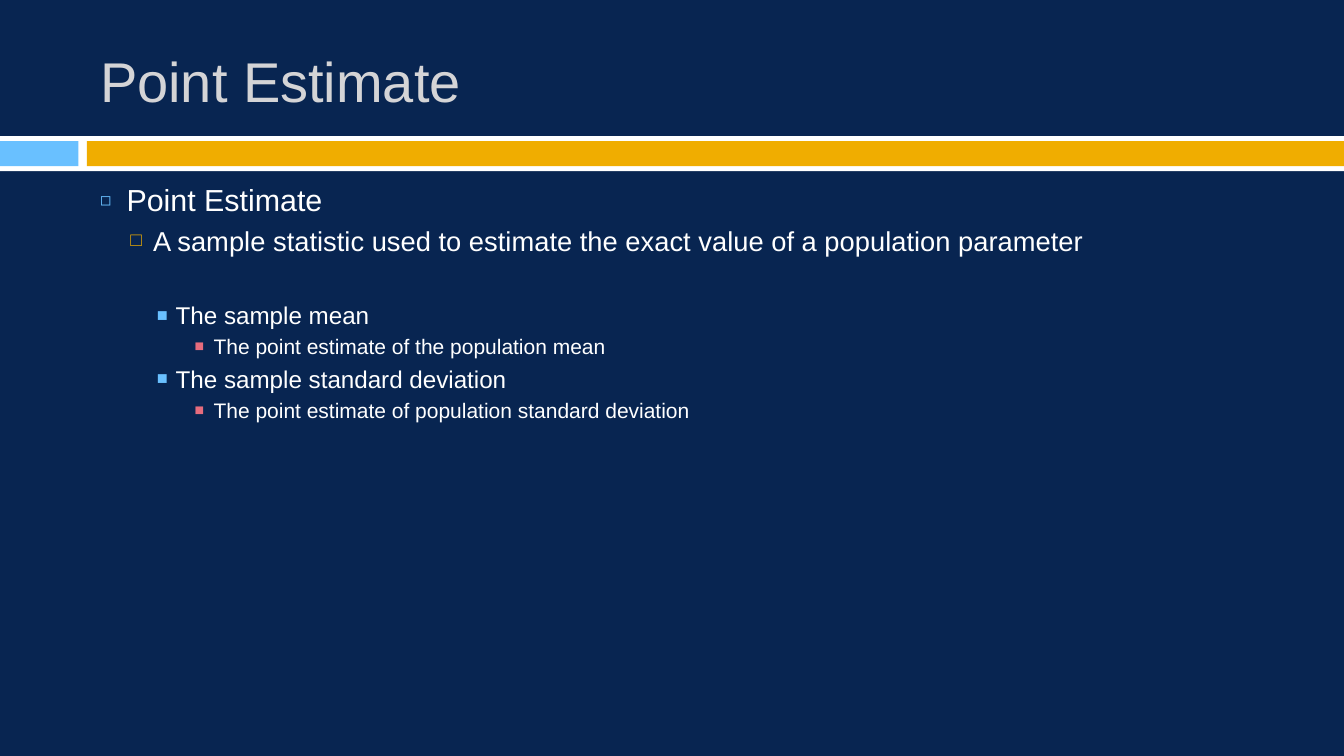
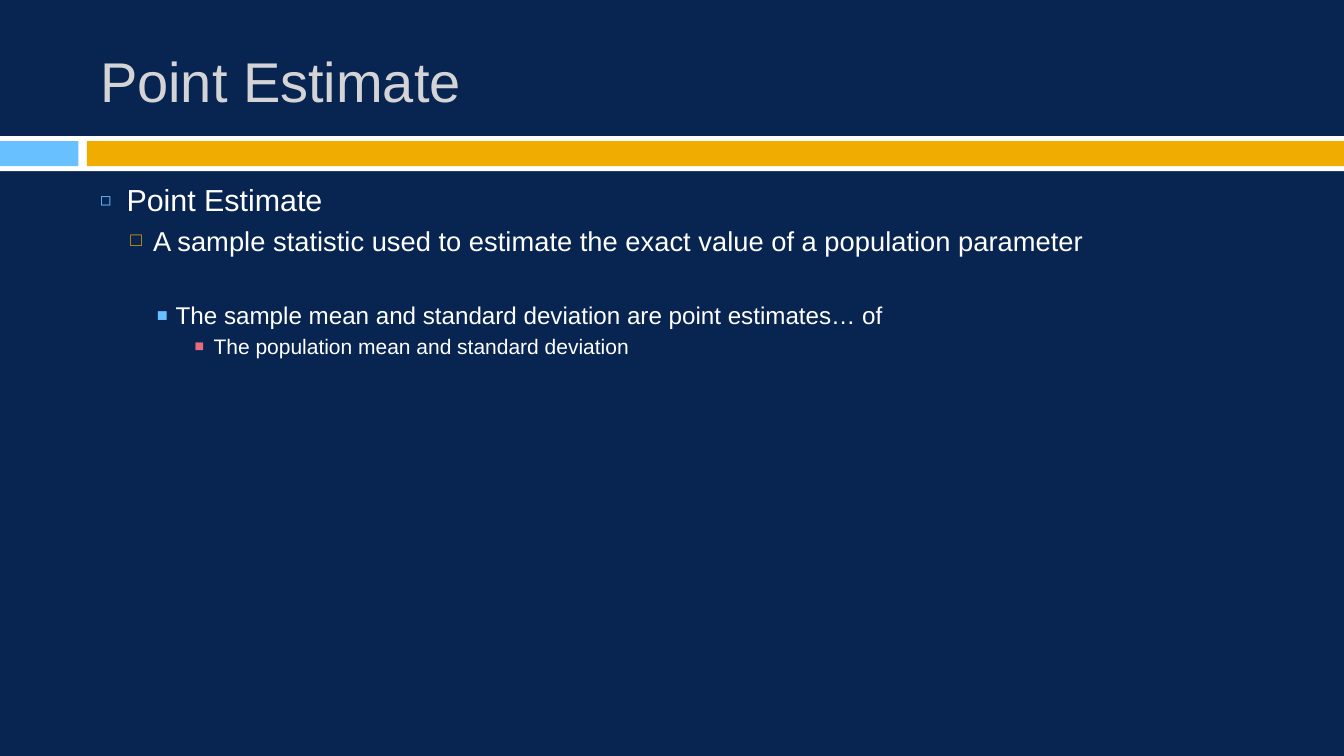
Before and after one commit to burrelvannjr/gradstats_csuf, a slide deck: slide 6 of ppts/4_estimation.pptx. Drawn at 1344x756 pixels with LibreOffice and Linux fonts; fonts in the diff are those of the drawing. Boxes give left, top, right and bottom in pixels: in the first picture for what was removed or moved away, otherwise in the second. Text is boxed around its words. In the diff, an @@ line names an element or a change of style, - is before the commit and + after.

```diff
--- a/ppts/4_estimation.pptx
+++ b/ppts/4_estimation.pptx
@@ text at bbox=[176, 306, 882, 359]: text changed; size 15 to 17.2 pt @@
-    ■ The sample mean
-      ■ The point estimate of the population mean
-    ■ The sample standard deviation
-      ■ The point estimate of population standard deviation
+    ■ The sample mean and standard deviation are point estimates… of
+      ■ The population mean and standard deviation
```
Also in this commit, not shown: 4 other slides changed, 1 slide removed, 12 other files.
